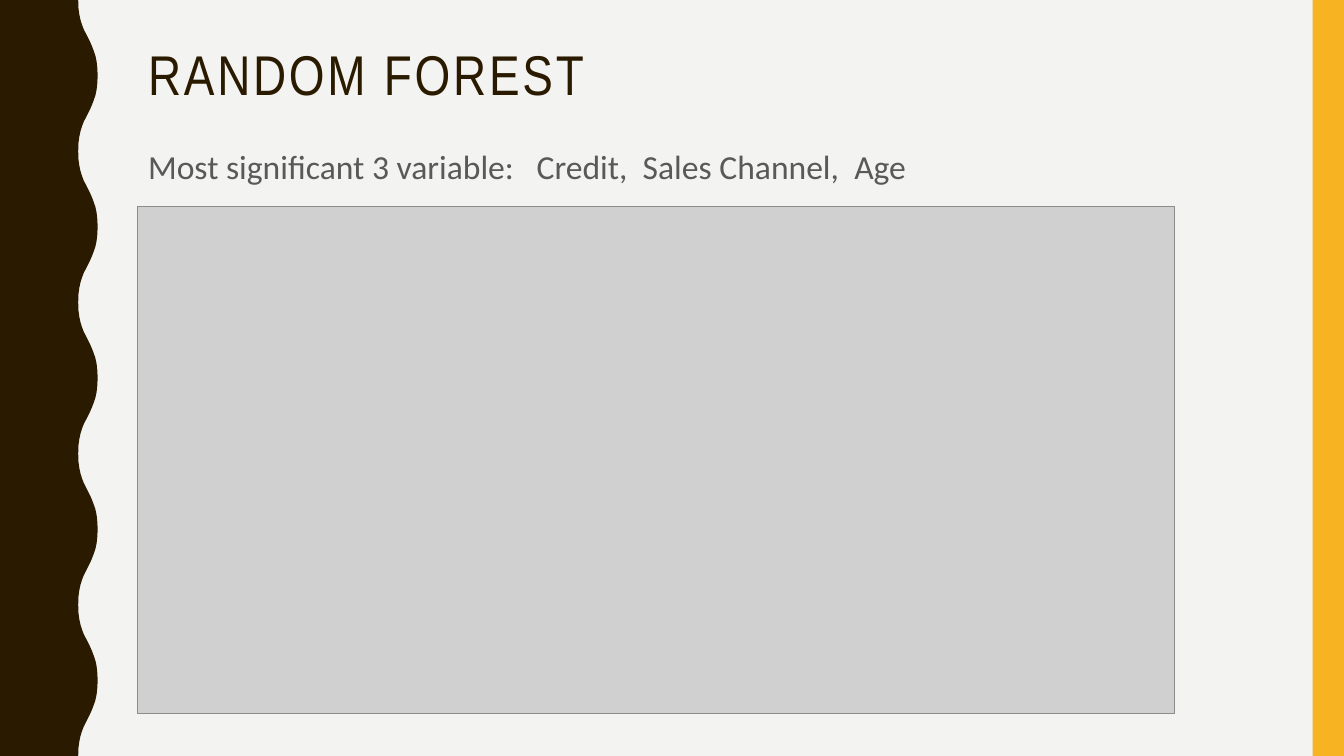
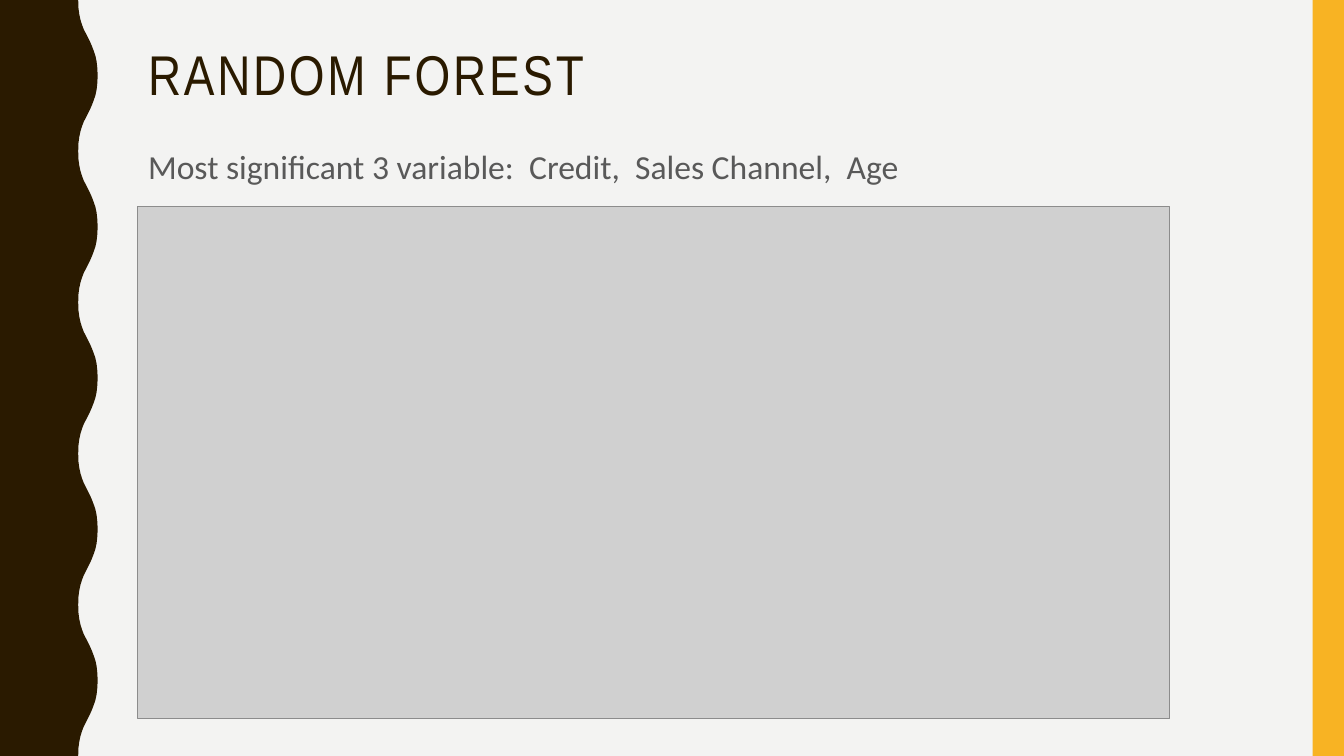
Before and after one commit to TZstatsADS/Spring2019-Proj5-grp4, a slide deck: slide 9 of doc/project5 ppt.pptx (slide 8 before the commit). Drawn at 1344x756 pixels with LibreOffice and Linux fonts; fonts in the diff are those of the drawing; grey boxes stand for pictures. Boxes give left, top, right and bottom in pixels: in the first picture for what was removed or moved away, otherwise in the second. Text is boxed around its words. In the diff, an @@ line names an element or a change of style, - is before the commit and + after.

```diff
--- a/doc/project5 ppt.pptx
+++ b/doc/project5 ppt.pptx
@@ text "Most significant 3 variable: Credit, ..." rewrapped from bbox=[148, 155, 906, 185] to bbox=[148, 155, 899, 185] @@
@@ picture: place and size @@
-picture at bbox=[138, 207, 1175, 714]
+picture at bbox=[138, 207, 1171, 719]
```
Also in this commit, not shown: 3 other slides changed, 2 slides added, 1 slide removed, 2 other files.
